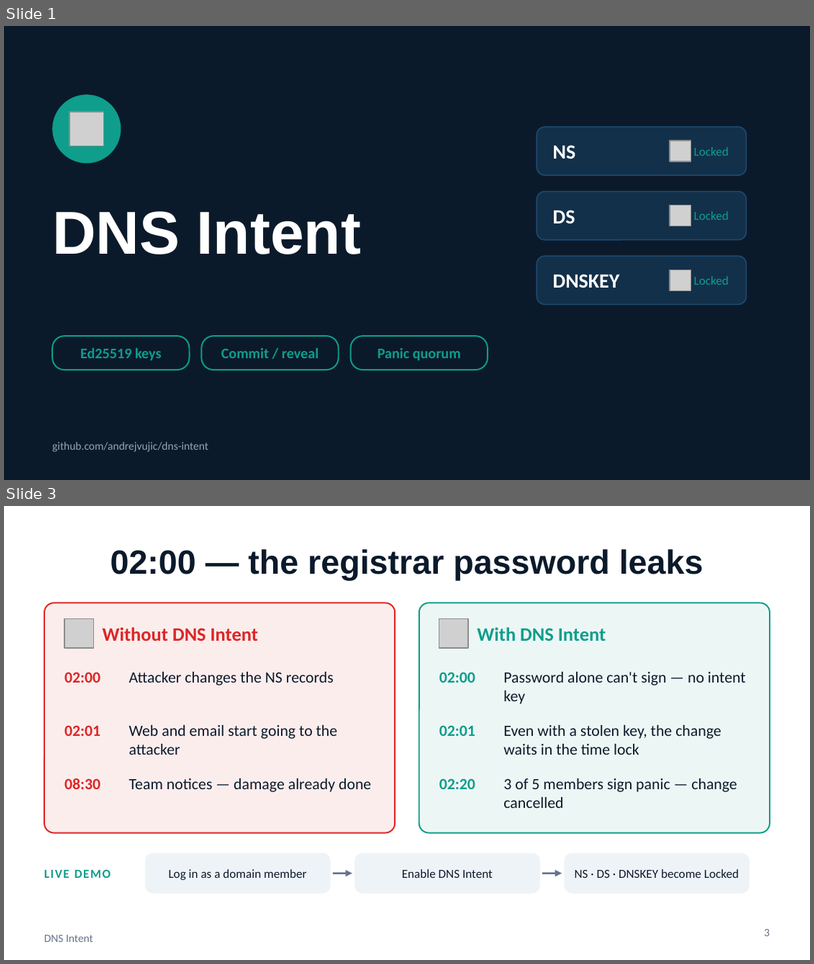
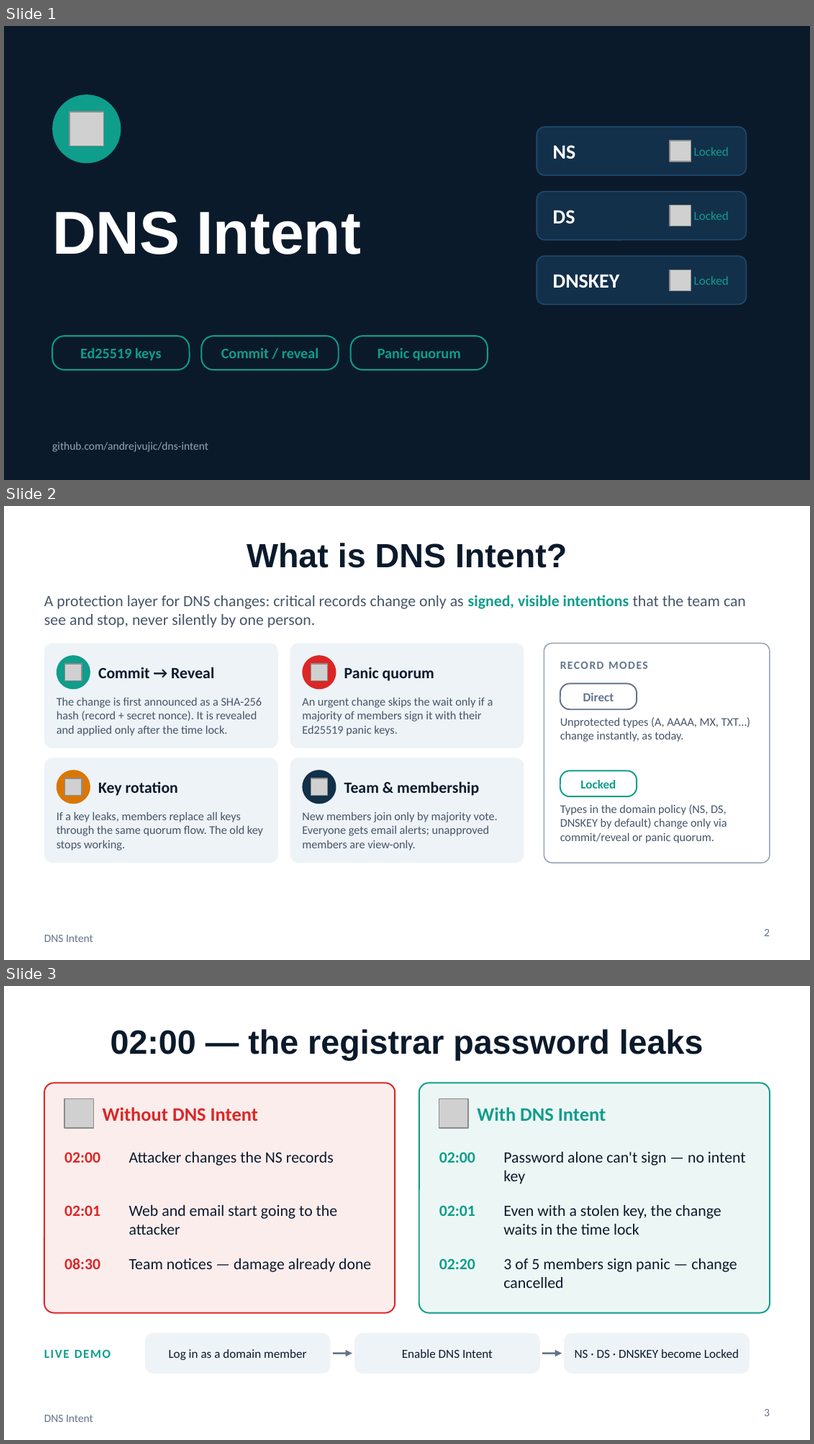
Before and after one commit to andrejvujic/dns-intent, a slide deck: presentation/DNS_Intent.pptx. Shown one above the other, each under a label of ours: slides 1 and 3 before the commit, slides 1, 2 and 3 after it; the slides between them are not shown. The pictures are 814x964 and 814x1444 pixels, drawn with LibreOffice and Linux fonts; fonts in the diff are those of the drawing; grey boxes stand for pictures. Boxes give left, top, right and bottom in pixels: in the first picture for what was removed or moved away, otherwise in the second. Text is boxed around its words. In the diff, an @@ line names an element or a change of style, - is before the commit and + after.

Commit message:
Presentation v3

```diff
--- a/presentation/DNS_Intent.pptx
+++ b/presentation/DNS_Intent.pptx
@@ slide 2 added at (x1=4, y1=506, x2=810, y2=960), background #FFFFFF; not listed: 1 template element that a slide beside it also shows @@
@@ title added at (x1=247, y1=543, x2=567, y2=568), 30 pt, text #0B1A2B, bold @@
+What is DNS Intent?
@@ text added at (x1=44, y1=595, x2=746, y2=628), 14 pt, text #475569 @@
+A protection layer for DNS changes: critical records change only as signed, visible intentions that the team can see and stop, never silently by one person.
@@ rounded rectangle added at (x1=44, y1=643, x2=278, y2=748), fill #EEF3F7 @@
@@ ellipse added at (x1=57, y1=655, x2=90, y2=689), fill #0F9D8C @@
@@ rounded rectangle added at (x1=291, y1=643, x2=524, y2=748), fill #EEF3F7 @@
@@ ellipse added at (x1=302, y1=655, x2=336, y2=689), fill #DC2626 @@
@@ rounded rectangle added at (x1=544, y1=643, x2=770, y2=862), fill #FFFFFF, outline #94A3B8 1 pt @@
@@ picture added at (x1=65, y1=664, x2=82, y2=681) @@
@@ text added at (x1=98, y1=667, x2=214, y2=678), 14 pt, text #0B1A2B, bold @@
+Commit → Reveal
@@ picture added at (x1=311, y1=664, x2=328, y2=681) @@
@@ text added at (x1=345, y1=667, x2=435, y2=681), 14 pt, text #0B1A2B, bold @@
+Panic quorum
@@ text added at (x1=561, y1=662, x2=648, y2=669), 10 pt, text #64748B, bold @@
+RECORD MODES
@@ text added at (x1=57, y1=697, x2=262, y2=736), 10.5 pt, text #475569 @@
+The change is first announced as a SHA-256 hash (record + secret nonce). It is revealed and applied only after the time lock.
@@ text added at (x1=302, y1=697, x2=494, y2=736), 10.5 pt, text #475569 @@
+An urgent change skips the wait only if a majority of members sign it with their Ed25519 panic keys.
@@ rounded rectangle added at (x1=561, y1=683, x2=637, y2=709), fill #FFFFFF, outline #64748B 1.25 pt, 11 pt, text #64748B, bold @@
+Direct
@@ text added at (x1=561, y1=717, x2=751, y2=741), 10.5 pt, text #475569 @@
+Unprotected types (A, AAAA, MX, TXT…) change instantly, as today.
@@ rounded rectangle added at (x1=44, y1=757, x2=278, y2=862), fill #EEF3F7 @@
@@ rounded rectangle added at (x1=291, y1=757, x2=524, y2=862), fill #EEF3F7 @@
@@ ellipse added at (x1=57, y1=770, x2=90, y2=803), fill #D97706 @@
@@ picture added at (x1=65, y1=779, x2=82, y2=795) @@
@@ text added at (x1=98, y1=781, x2=178, y2=795), 14 pt, text #0B1A2B, bold @@
+Key rotation
@@ ellipse added at (x1=302, y1=770, x2=336, y2=803), fill #13304A @@
@@ picture added at (x1=311, y1=779, x2=328, y2=795) @@
@@ text added at (x1=345, y1=781, x2=479, y2=795), 14 pt, text #0B1A2B, bold @@
+Team & membership
@@ rounded rectangle added at (x1=561, y1=770, x2=637, y2=796), fill #FFFFFF, outline #0F9D8C 1.25 pt, 11 pt, text #0F9D8C, bold @@
+Locked
@@ text added at (x1=561, y1=804, x2=728, y2=843), 10.5 pt, text #475569 @@
+Types in the domain policy (NS, DS, DNSKEY by default) change only via commit/reveal or panic quorum.
@@ text added at (x1=57, y1=811, x2=263, y2=850), 10.5 pt, text #475569 @@
+If a key leaks, members replace all keys through the same quorum flow. The old key stops working.
@@ text added at (x1=302, y1=811, x2=498, y2=850), 10.5 pt, text #475569 @@
+New members join only by majority vote. Everyone gets email alerts; unapproved members are view-only.
@@ page number added at (x1=764, y1=929, x2=770, y2=936), 10 pt, text #64748B @@
+2
```
Also in this commit, not shown: 1 slide removed.
